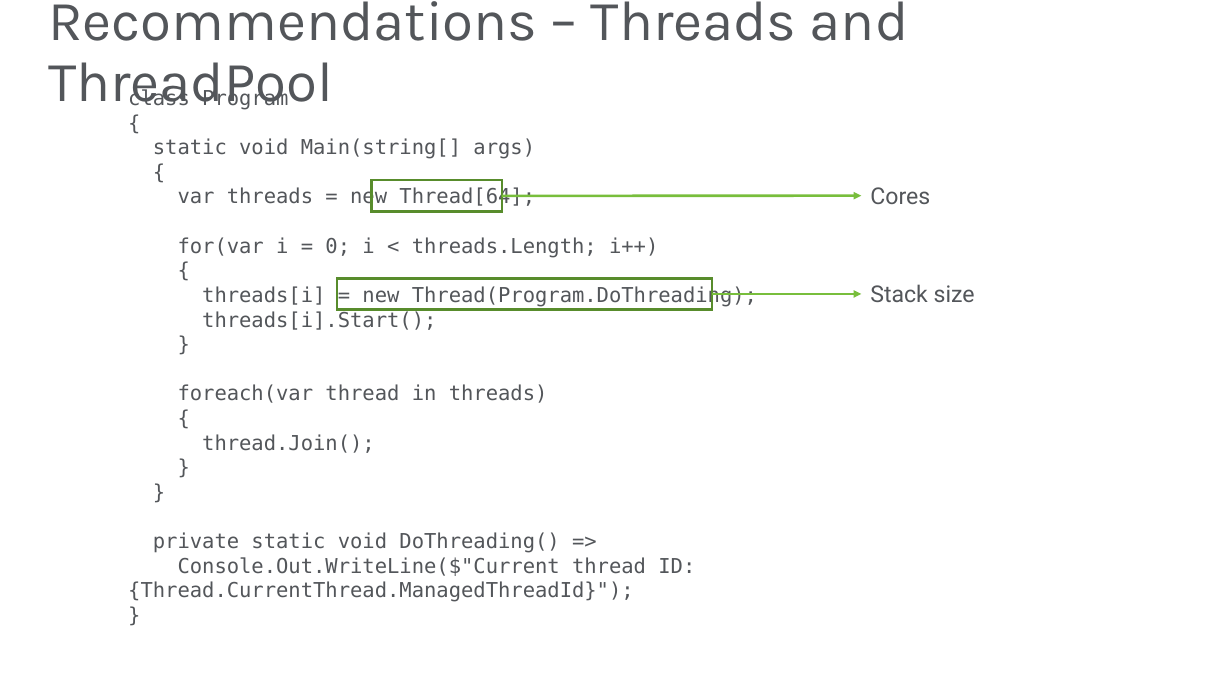
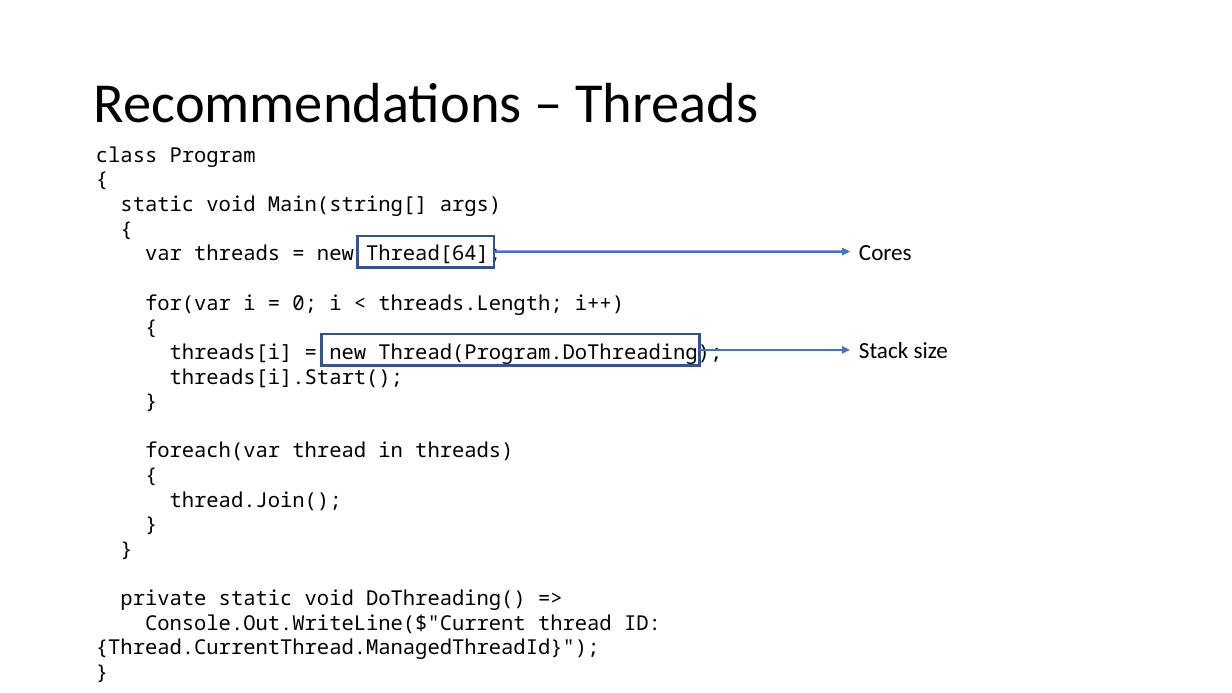
Before and after one commit to JasonBock/Presentations, a slide deck: slide 14 of Concurrent Programming in .NET.pptx. Drawn at 1232x693 pixels with LibreOffice and Linux fonts; fonts in the diff are those of the drawing; background and template pictures are left out. Boxes give left, top, right and bottom in pixels: in the first picture for what was removed or moved away, otherwise in the second. Text is boxed around its words. In the diff, an @@ line names an element or a change of style, - is before the commit and + after.

```diff
--- a/Concurrent Programming in .NET.pptx
+++ b/Concurrent Programming in .NET.pptx
@@ title at box(94, 82, 758, 123): text changed; font Karla to Calibri; text colour #53565A to #000000 @@
-Recommendations – Threads and ThreadPool
+Recommendations – Threads
@@ text "class Program": place and size @@
-text "class Program" at box(128, 88, 757, 602)
+text "class Program" at box(96, 146, 722, 659)
@@ text "class Program" at box(96, 146, 722, 659): font DejaVu Sans Mono to Noto Sans Mono, text colour #53565A to #000000 @@
@@ rectangle at box(358, 236, 494, 267): outline #598D2C 2 pt to #325491 2 pt @@
@@ rectangle: place and size @@
-rectangle at box(372, 180, 502, 212)
+rectangle at box(358, 236, 494, 267)
@@ text "Cores" at box(859, 245, 912, 260): font Roboto to Calibri, text colour #53565A to #000000 @@
@@ arrow (494, 251) - (850, 251): stroke #78BE3C 2 pt to #4472C4 2 pt @@
@@ rectangle: place and size @@
-rectangle at box(337, 278, 713, 310)
+rectangle at box(322, 335, 700, 366)
@@ rectangle at box(322, 335, 700, 366): outline #598D2C 2 pt to #325491 2 pt @@
@@ 2 texts, 2 arrows: place and size @@
-2 texts, 2 arrows at box(502, 187, 975, 302)
+2 texts, 2 arrows at box(494, 245, 948, 358)
@@ arrow (700, 350) - (850, 350): stroke #78BE3C 2 pt to #4472C4 2 pt @@
@@ text "Stack size" at box(859, 342, 948, 358): font Roboto to Calibri, text colour #53565A to #000000 @@
```
Also in this commit, not shown: 51 other slides changed, 3 slides added, 4 slides removed.
